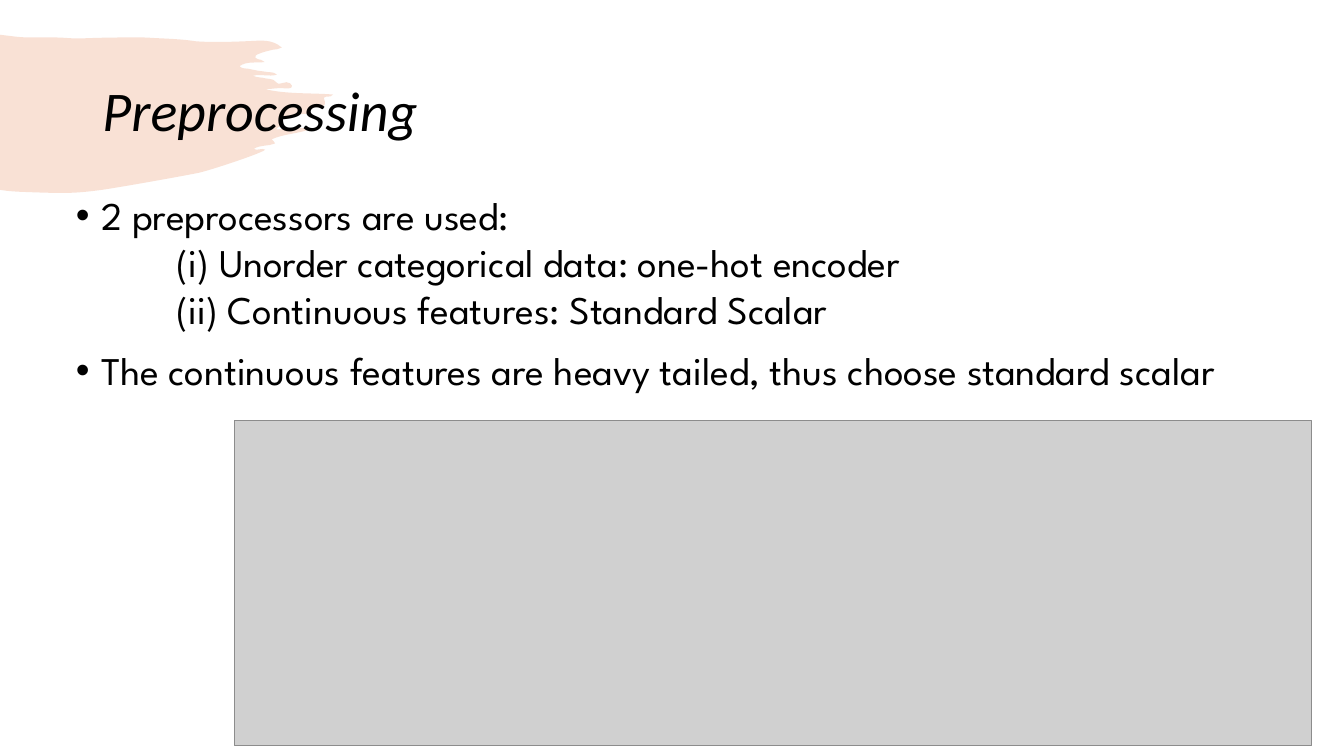
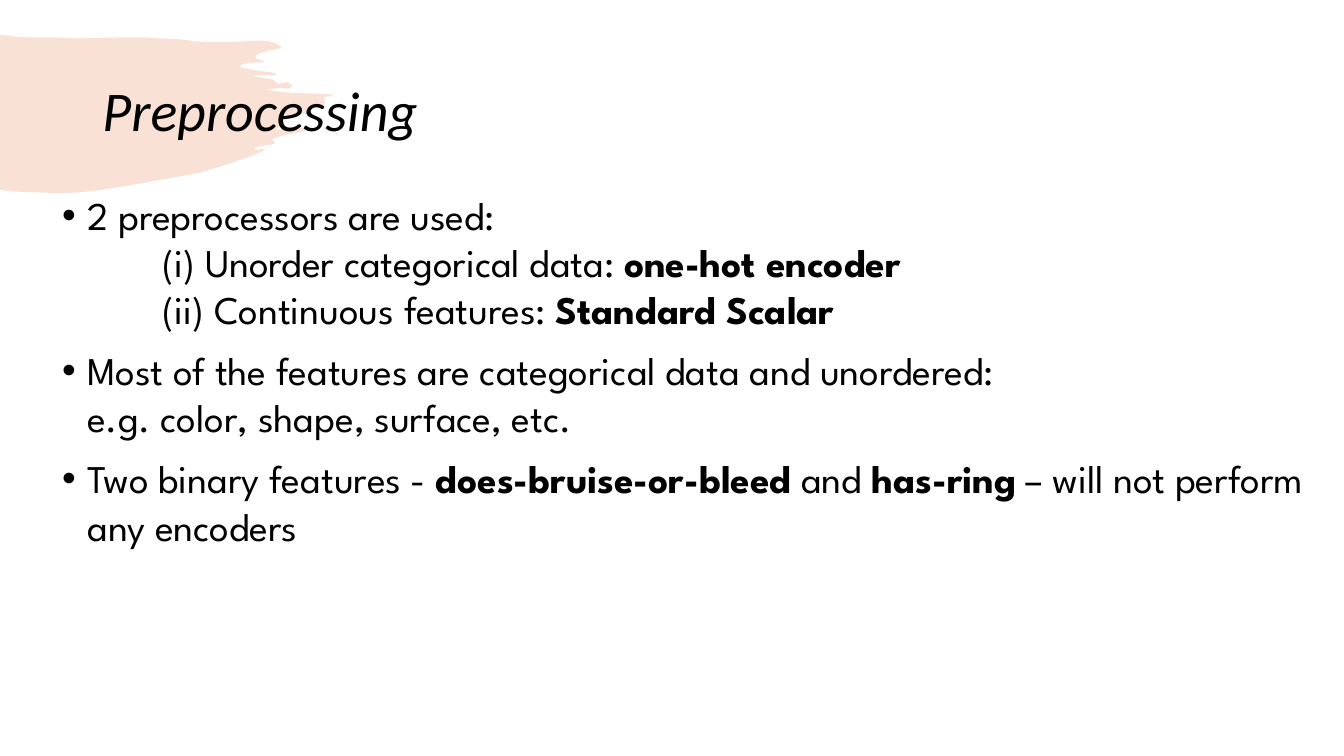
Before and after one commit to kathywu1201/Mushroom_Edibility_Classification_ML_Project, a slide deck: slide 8 of midterm_presentation.pptx. Drawn at 1344x756 pixels with LibreOffice and Linux fonts; fonts in the diff are those of the drawing; grey boxes stand for pictures. Boxes give left, top, right and bottom in pixels: in the first picture for what was removed or moved away, otherwise in the second. Text is boxed around its words. In the diff, an @@ line names an element or a change of style, - is before the commit and + after.

```diff
--- a/midterm_presentation.pptx
+++ b/midterm_presentation.pptx
@@ text "2 preprocessors are used: (i) ...": place and size @@
-text "2 preprocessors are used: (i) ..." at box(101, 203, 1215, 393)
+text "2 preprocessors are used: (i) ..." at box(87, 190, 1303, 549)
@@ text at box(87, 190, 901, 332): bold on in "one-hot encoder Standard Scalar" @@
@@ text at box(87, 357, 1303, 549): text changed @@
-• The continuous features are heavy tailed, thus choose standard scalar
+• Most of the features are categorical data and unordered:
+  e.g. color, shape, surface, etc.
+• Two binary features - does-bruise-or-bleed and has-ring – will not perform any encoders
@@ picture removed at box(234, 420, 1312, 745) @@
```
Also in this commit, not shown: 7 other slides changed, 3 slides added, 4 other files.
